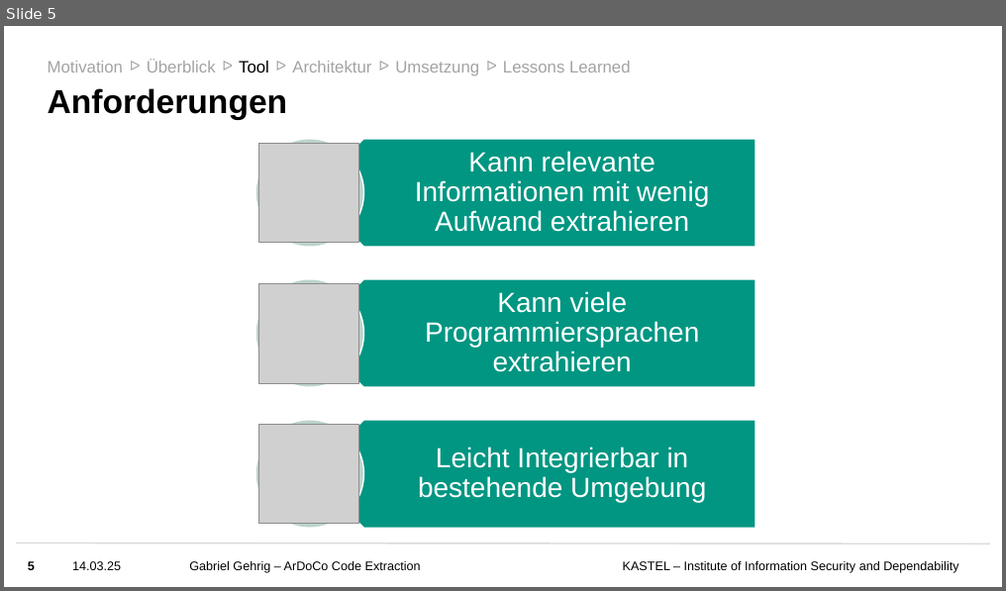
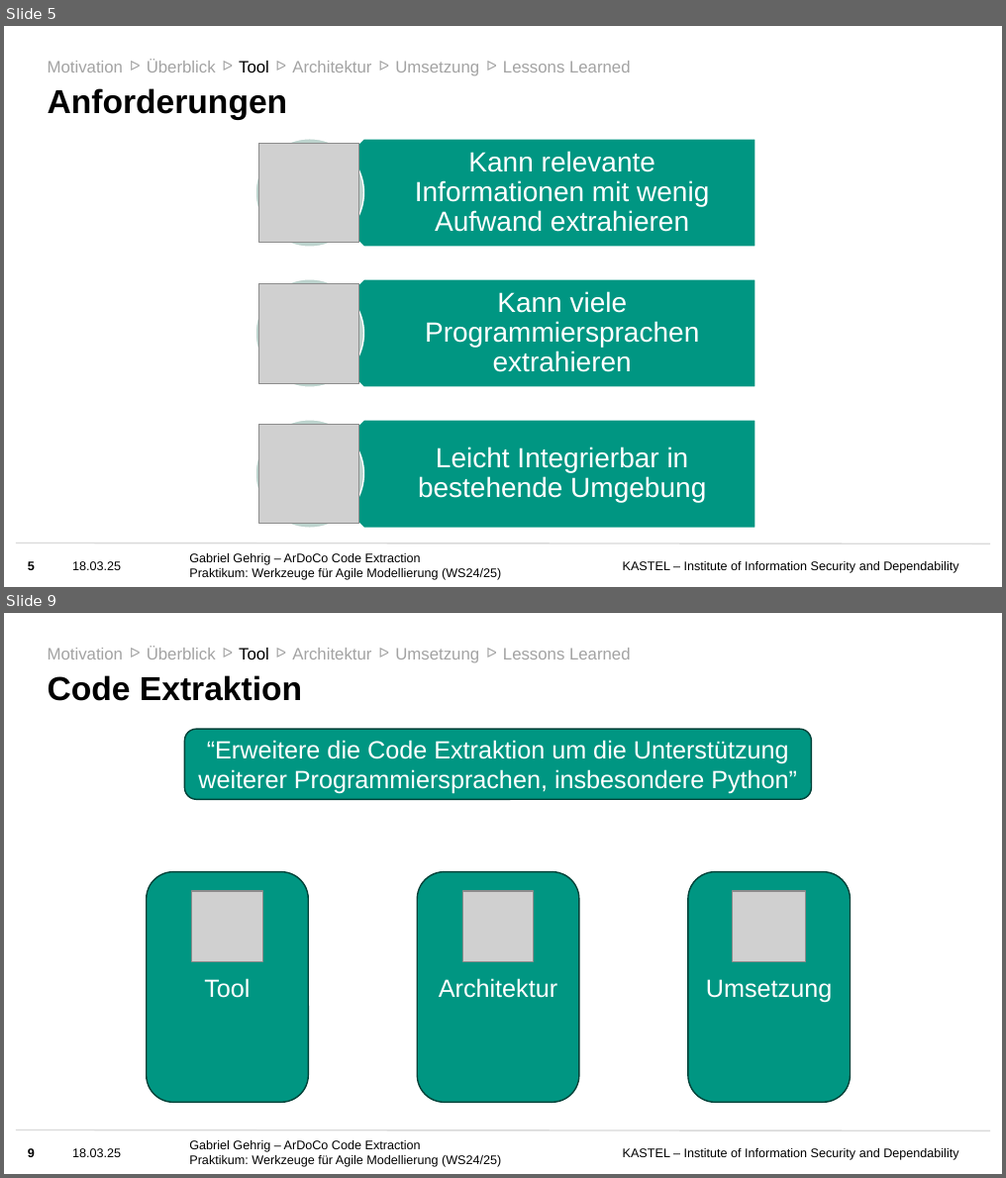
Before and after one commit to ardoco/ardoco, a slide deck: doc/Folien Praktikum ArDoCo.pptx. Shown one above the other, each under a label of ours: slide 5 before the commit, slides 5 and 9 after it; the slides between them are not shown. The pictures are 1006x591 and 1006x1178 pixels, drawn with LibreOffice and Linux fonts; fonts in the diff are those of the drawing; grey boxes stand for pictures; background and template pictures are left out. Boxes give left, top, right and bottom in pixels: in the first picture for what was removed or moved away, otherwise in the second. Text is boxed around its words. In the diff, an @@ line names an element or a change of style, - is before the commit and + after.

```diff
--- a/doc/Folien Praktikum ArDoCo.pptx
+++ b/doc/Folien Praktikum ArDoCo.pptx
@@ slide 9 added at (4,613,1002,1174), background #FFFFFF; not listed: 3 template elements that a slide beside it also shows @@
@@ group added at (48,646,631,663): 11 texts @@
+Motivation
+ᐅ
+Überblick
+Tool
+ᐅ
+Umsetzung
+ᐅ
+Architektur
+ᐅ
+Lessons Learned
+ᐅ
@@ title added at (48,675,302,701), 24 pt, text #000000, bold @@
+Code Extraktion
@@ rounded rectangle added at (184,729,811,799), fill #009682, outline #004239 1 pt, 18 pt, text #FFFFFF @@
+“Erweitere die Code Extraktion um die Unterstützung weiterer Programmiersprachen, insbesondere Python”
@@ rounded rectangle added at (147,872,308,1103), fill #009682, outline #004239 1 pt, 18 pt, text #FFFFFF @@
+Tool
@@ rounded rectangle added at (417,872,579,1103), fill #009682, outline #004239 1 pt, 18 pt, text #FFFFFF @@
+Architektur
@@ rounded rectangle added at (687,872,849,1103), fill #009682, outline #004239 1 pt, 18 pt, text #FFFFFF @@
+Umsetzung
@@ picture added at (192,891,262,962) @@
@@ picture added at (463,891,534,962) @@
@@ picture added at (733,891,806,962) @@
@@ page number added at (28,1149,35,1157), 9 pt, text #000000, bold @@
+9
@@ text added at (72,1149,121,1157), 9 pt, text #000000 @@
+18.03.25
@@ slide 5 changed as well @@
@@ text at (72,562,121,570): text changed @@
-14.03.25
+18.03.25
@@ text at (189,569,501,580): paragraph added @@
+Praktikum: Werkzeuge für Agile Modellierung (WS24/25)
```
Also in this commit, not shown: 11 other slides changed, 12 other slides added, 11 other files.
